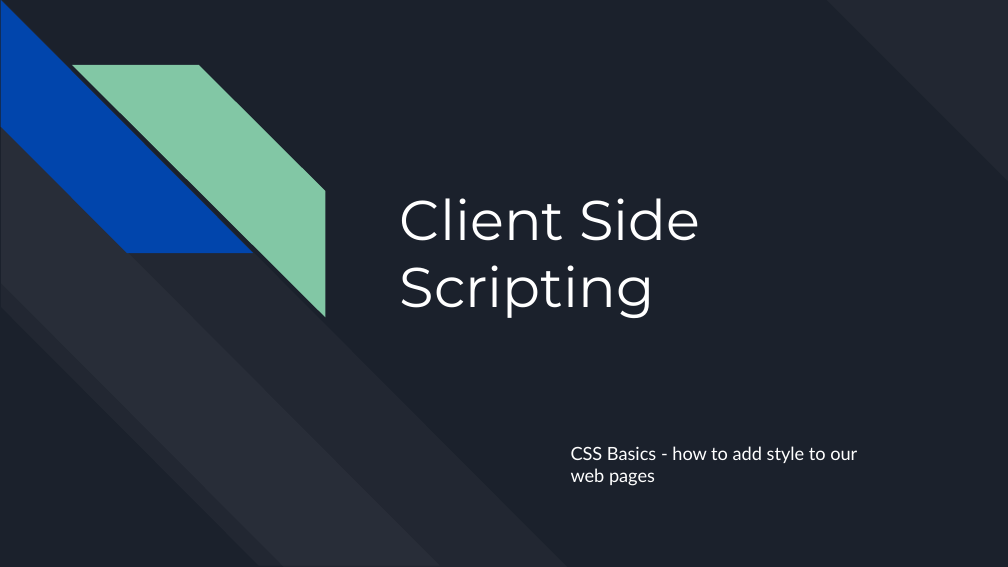
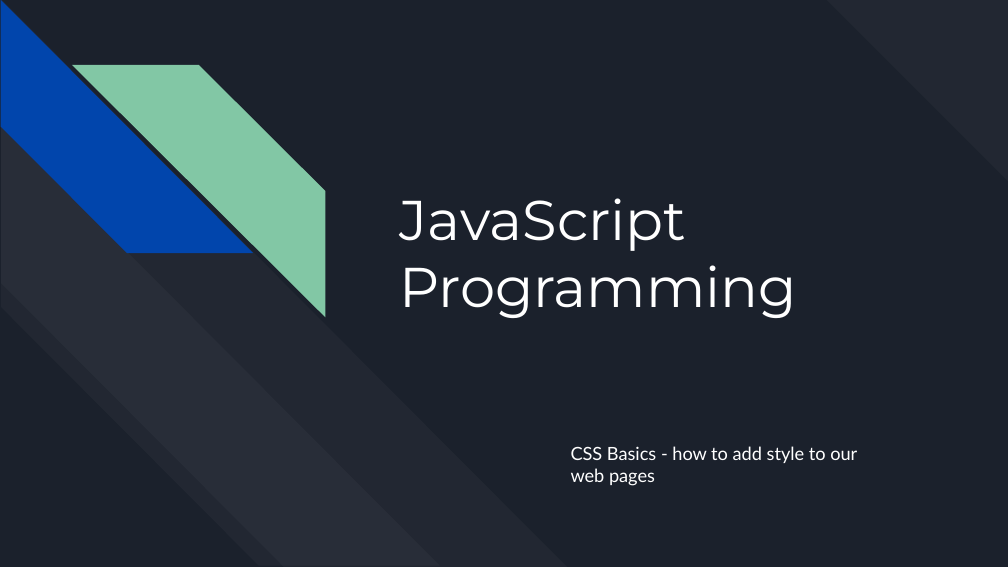
Before and after one commit to bulhard/Javascript-Programming-2022, a slide deck: slide 1 of Presentations/03 CSS Basics.pptx. Drawn at 1008x567 pixels with LibreOffice and Linux fonts; fonts in the diff are those of the drawing. Boxes give left, top, right and bottom in pixels: in the first picture for what was removed or moved away, otherwise in the second. Text is boxed around its words. In the diff, an @@ line names an element or a change of style, - is before the commit and + after.

```diff
--- a/Presentations/03 CSS Basics.pptx
+++ b/Presentations/03 CSS Basics.pptx
@@ title at (400, 198, 797, 318): text changed @@
-Client Side Scripting
+JavaScript Programming
```
Also in this commit, not shown: 12 other files.
